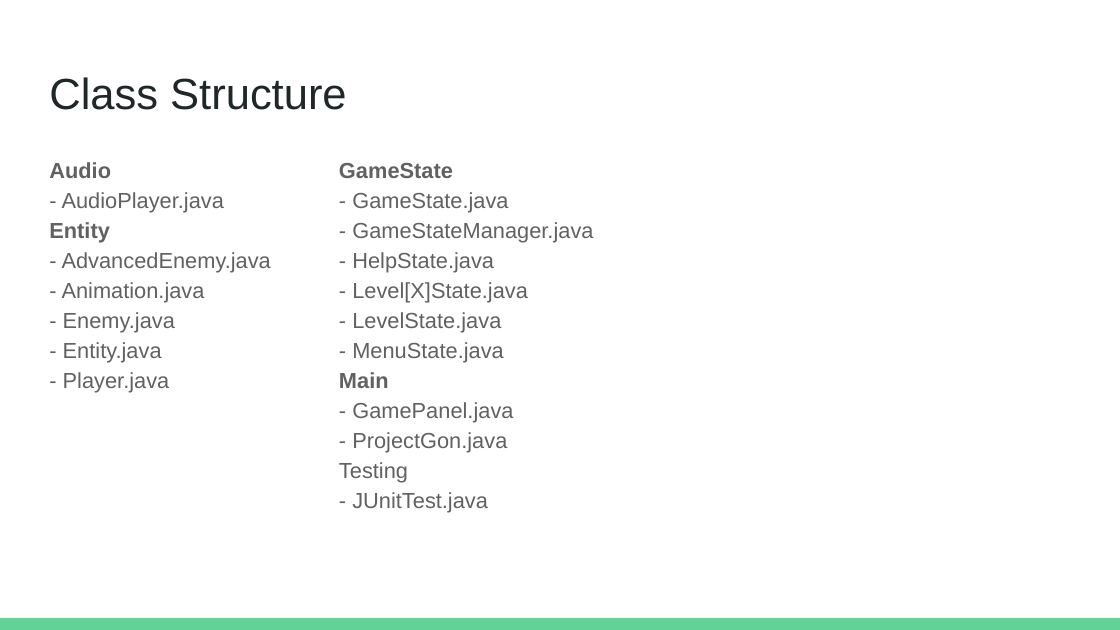
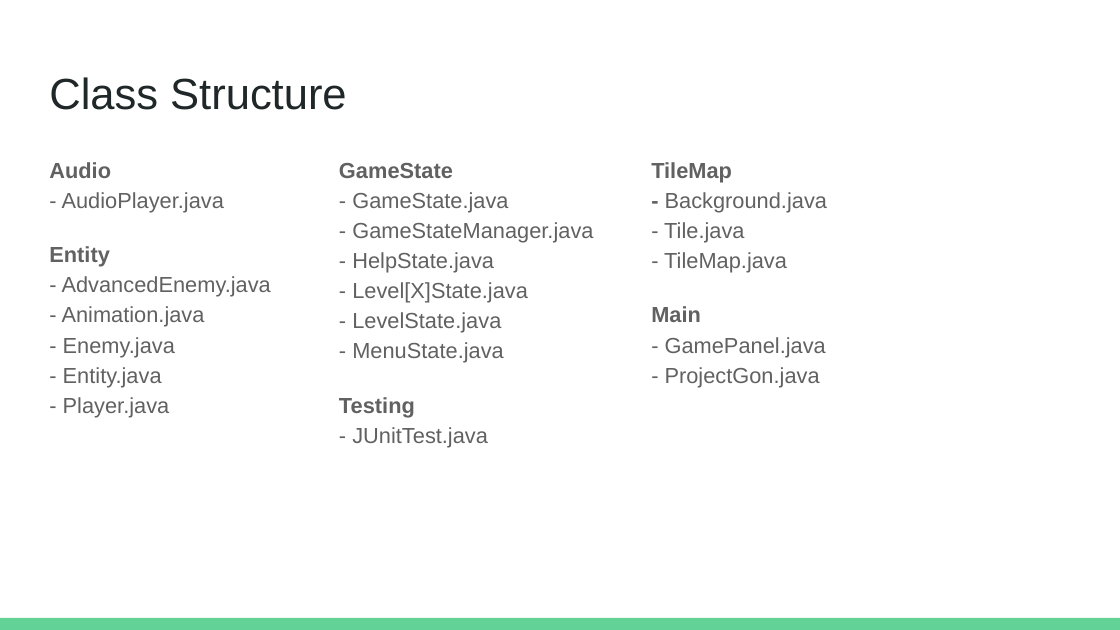
Before and after one commit to trev4ev/ProjectGon, a slide deck: slide 6 of submission_files/Presentation.pptx. Drawn at 1120x630 pixels with LibreOffice and Linux fonts; fonts in the diff are those of the drawing. Boxes give left, top, right and bottom in pixels: in the first picture for what was removed or moved away, otherwise in the second. Text is boxed around its words. In the diff, an @@ line names an element or a change of style, - is before the commit and + after.

```diff
--- a/submission_files/Presentation.pptx
+++ b/submission_files/Presentation.pptx
@@ text at (49,162,271,417): text changed @@
-Audio
-- AudioPlayer.java
-Entity
-- AdvancedEnemy.java
-- Animation.java
-- Enemy.java
-- Entity.java
-- Player.java
+Audio
+- AudioPlayer.java
+Entity
+- AdvancedEnemy.java
+- Animation.java
+- Enemy.java
+- Entity.java
+- Player.java
@@ text at (339,163,593,447): text changed @@
-GameState
-- GameState.java
-- GameStateManager.java
-- HelpState.java
-- Level[X]State.java
-- LevelState.java
-- MenuState.java
-Main
-- GamePanel.java
-- ProjectGon.java
-Testing
-- JUnitTest.java
+GameState
+- GameState.java
+- GameStateManager.java
+- HelpState.java
+- Level[X]State.java
+- LevelState.java
+- MenuState.java
+Testing
+- JUnitTest.java
@@ text added at (651,162,827,387), 14 pt, text #616161 @@
+TileMap
+- Background.java
+- Tile.java
+- TileMap.java
+Main
+- GamePanel.java
+- ProjectGon.java
```
Also in this commit, not shown: 3 other files.
